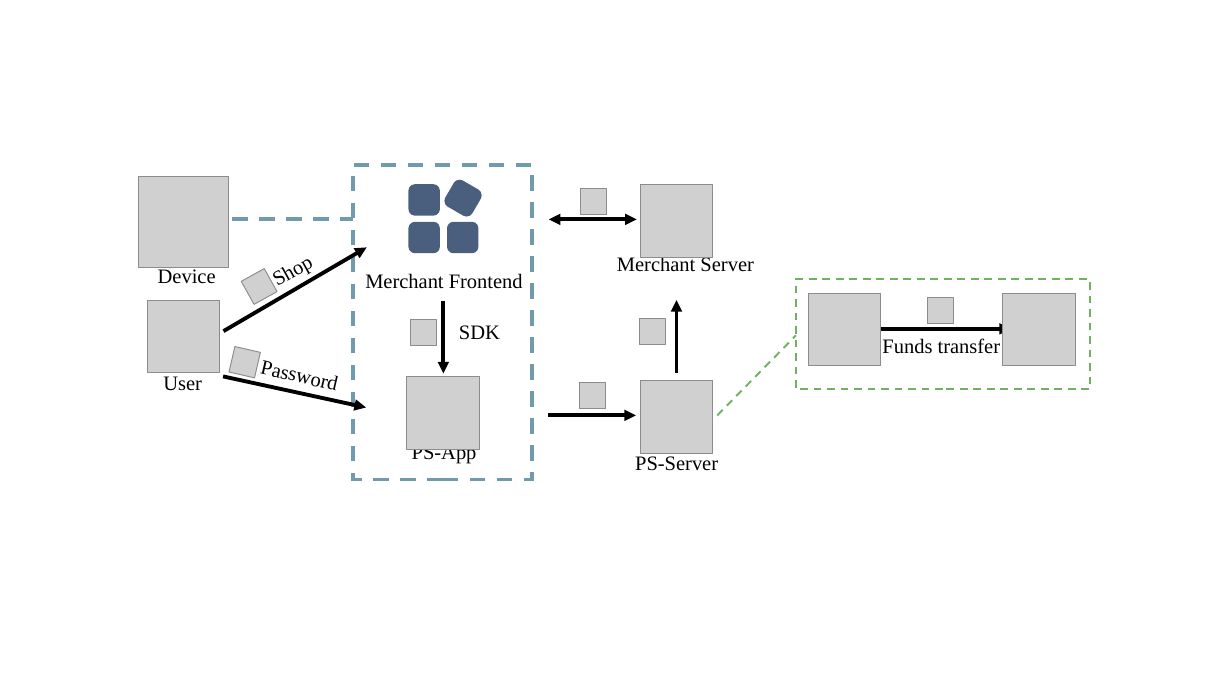
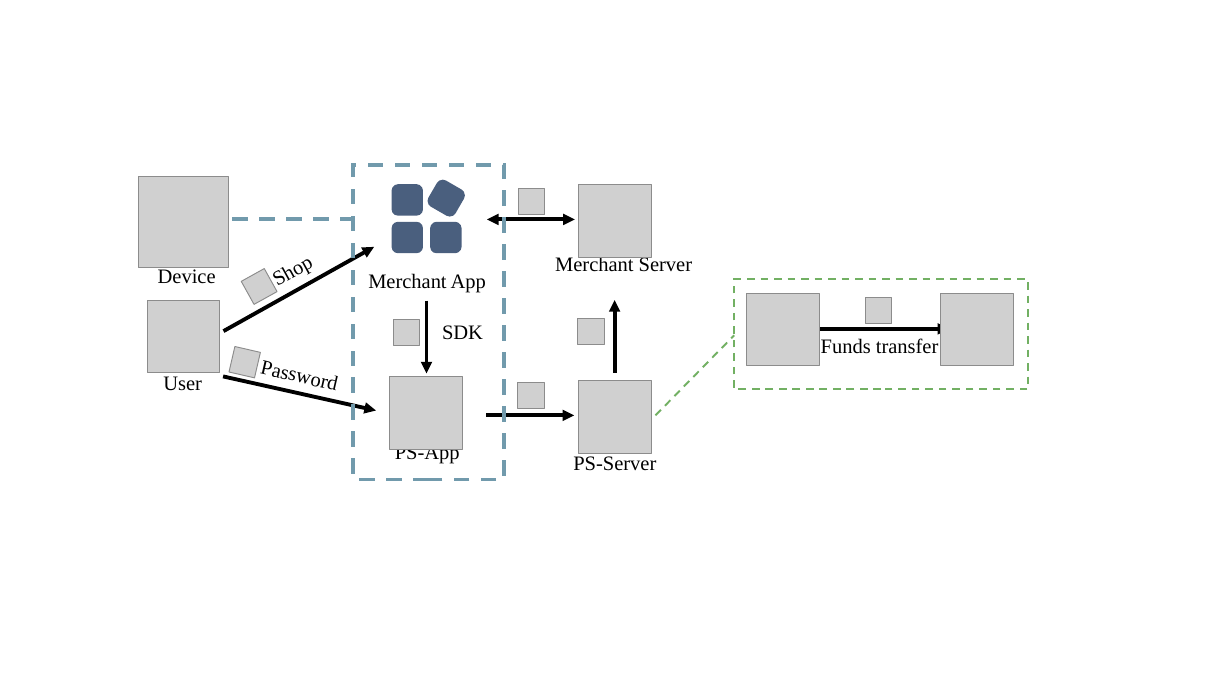
Before and after one commit to OccDeser/paper-third-party-online-payment-TDSC, a slide deck: slide 3 of img-source/images.pptx. Drawn at 1232x693 pixels with LibreOffice and Linux fonts; fonts in the diff are those of the drawing; grey boxes stand for pictures. Boxes give left, top, right and bottom in pixels: in the first picture for what was removed or moved away, otherwise in the second. Text is boxed around its words. In the diff, an @@ line names an element or a change of style, - is before the commit and + after.

```diff
--- a/img-source/images.pptx
+++ b/img-source/images.pptx
@@ rectangle: place and size @@
-rectangle at [353,165,532,480]
+rectangle at [353,165,504,480]
@@ 4 rounded rectangles, 2 pictures, 2 texts, 1 arrow: place and size @@
-4 rounded rectangles, 2 pictures, 2 texts, 1 arrow at [407,181,500,465]
+4 rounded rectangles, 2 pictures, 2 texts, 1 arrow at [390,181,483,465]
@@ arrow moved from (224, 331) - (367, 248) to (224, 331) - (374, 247) @@
@@ text at [368,273,486,293]: text changed @@
-Merchant Frontend
+Merchant App
@@ 8 pictures, 3 texts, 3 arrows, 1 rectangle, 1 double arrow, 1 line: place and size @@
-8 pictures, 3 texts, 3 arrows, 1 rectangle, 1 double arrow, 1 line at [548,185,1090,471]
+8 pictures, 3 texts, 3 arrows, 1 rectangle, 1 double arrow, 1 line at [486,185,1029,471]
@@ arrow moved from (223, 376) - (366, 408) to (223, 376) - (376, 410) @@
```
Also in this commit, not shown: 2 other slides changed, 1 slide added, 1 slide removed, 8 other files.
